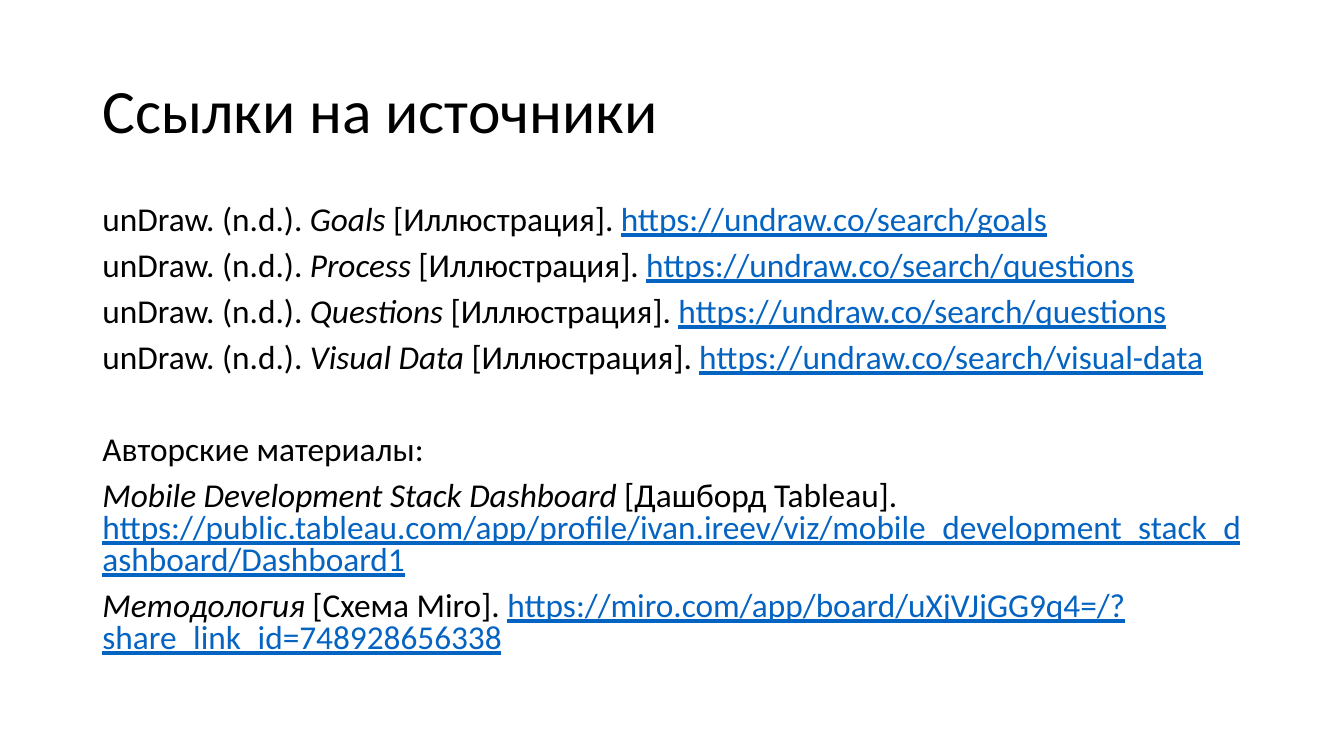
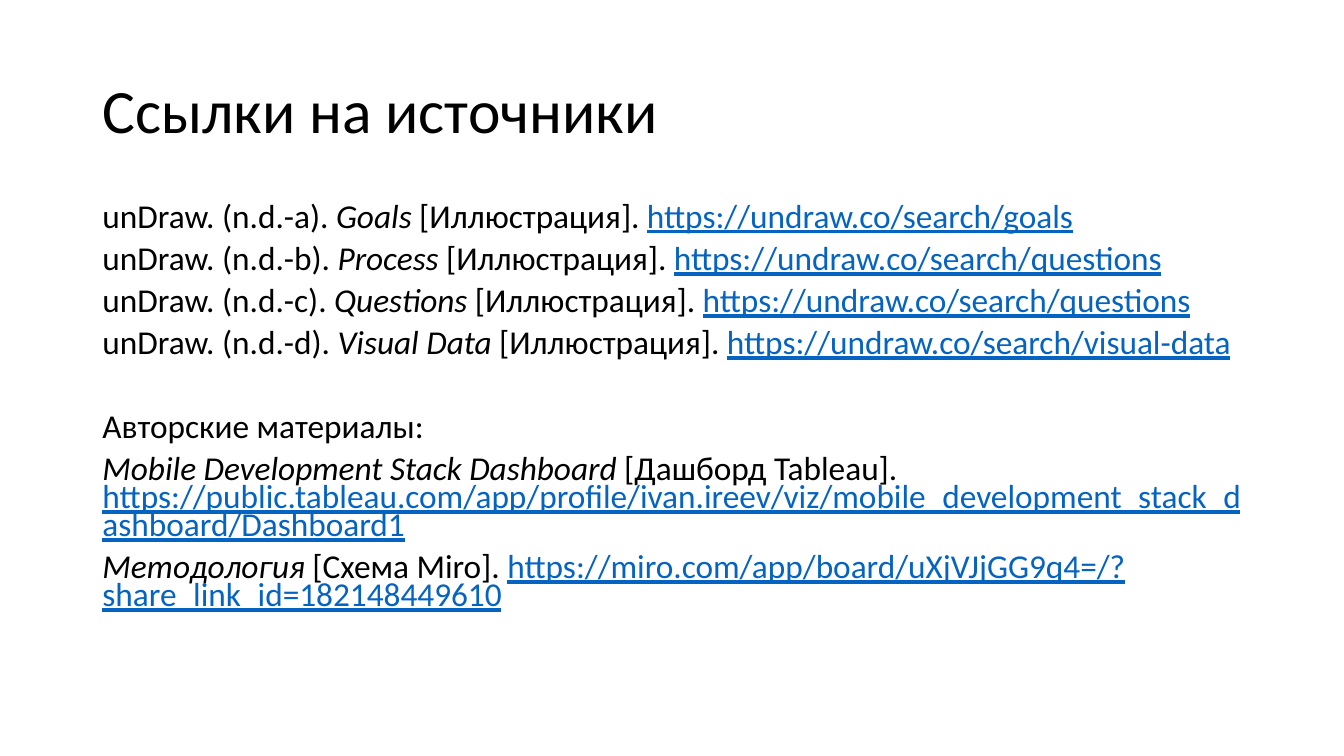
Before and after one commit to S0la1re/Research-work-new, a slide deck: slide 9 of Presentations of Bachelor's theses.pptx (slide 10 before the commit). Drawn at 1344x756 pixels with LibreOffice and Linux fonts; fonts in the diff are those of the drawing. Boxes give left, top, right and bottom in pixels: in the first picture for what was removed or moved away, otherwise in the second. Text is boxed around its words. In the diff, an @@ line names an element or a change of style, - is before the commit and + after.

```diff
--- a/Presentations of Bachelor's theses.pptx
+++ b/Presentations of Bachelor's theses.pptx
@@ text at (102, 204, 1231, 360): text changed @@
-unDraw. (n.d.). Goals [Иллюстрация]. https://undraw.co/search/goals
-unDraw. (n.d.). Process [Иллюстрация]. https://undraw.co/search/questions
-unDraw. (n.d.). Questions [Иллюстрация]. https://undraw.co/search/questions
-unDraw. (n.d.). Visual Data [Иллюстрация]. https://undraw.co/search/visual-data
+unDraw. (n.d.-a). Goals [Иллюстрация]. https://undraw.co/search/goals
+unDraw. (n.d.-b). Process [Иллюстрация]. https://undraw.co/search/questions
+unDraw. (n.d.-c). Questions [Иллюстрация]. https://undraw.co/search/questions
+unDraw. (n.d.-d). Visual Data [Иллюстрация]. https://undraw.co/search/visual-data
@@ text at (102, 416, 1240, 542): line spacing 0.8 to 0.7 @@
@@ text at (102, 554, 1125, 612): text changed @@
-Методология [Схема Miro]. https://miro.com/app/board/uXjVJjGG9q4=/?share_link_id=748928656338
+Методология [Схема Miro]. https://miro.com/app/board/uXjVJjGG9q4=/?share_link_id=182148449610
```
Also in this commit, not shown: 5 other slides changed, 1 slide added.
